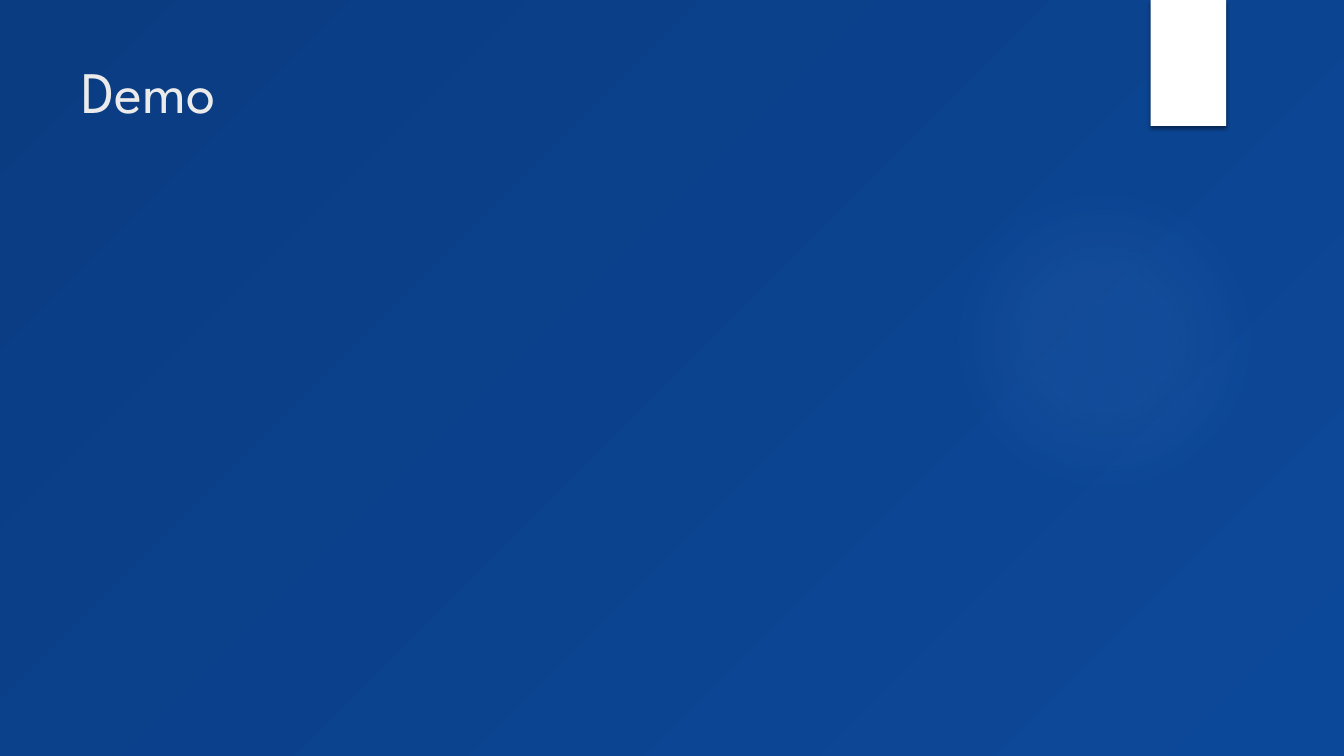
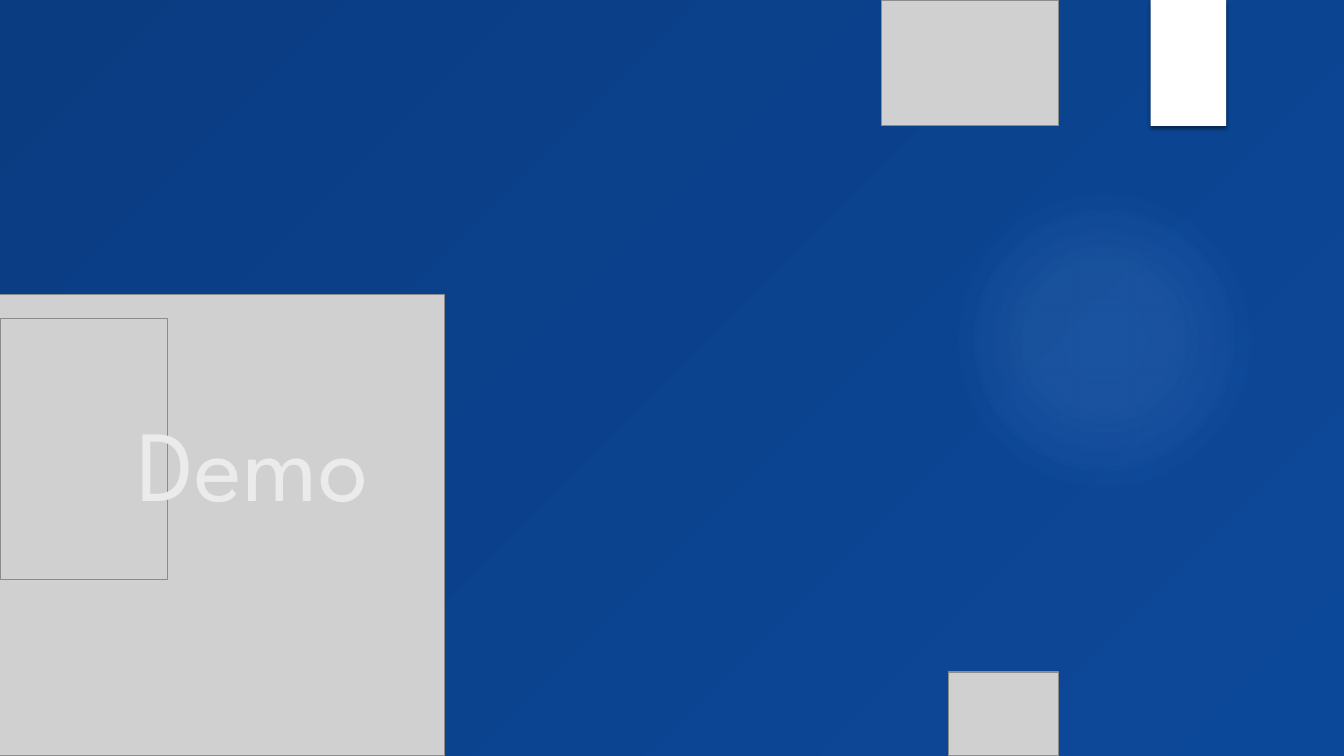
Before and after one commit to superDeano/Moody-app, a slide deck: slide 14 of Documentation/Moods-final.pptx (slide 11 before the commit). Drawn at 1344x756 pixels with LibreOffice and Linux fonts; fonts in the diff are those of the drawing; grey boxes stand for pictures; background and template pictures are left out. Boxes give left, top, right and bottom in pixels: in the first picture for what was removed or moved away, otherwise in the second. Text is boxed around its words. In the diff, an @@ line names an element or a change of style, - is before the commit and + after.

Commit message:
Powerpoint is lit
Added pictures, design, and my slides

```diff
--- a/Documentation/Moods-final.pptx
+++ b/Documentation/Moods-final.pptx
@@ picture added at [882, 0, 1059, 126] @@
@@ title "Demo": place and size @@
-title "Demo" at [81, 74, 216, 114]
+title "Demo" at [137, 400, 368, 530]
@@ title "Demo" at [137, 400, 368, 530]: size 42 to 72 pt; vertical alignment top to bottom @@
@@ picture added at [0, 294, 445, 756] @@
@@ picture added at [0, 319, 167, 580] @@
@@ picture added at [949, 673, 1059, 756] @@
```
Also in this commit, not shown: 5 other slides changed, 5 slides added, 2 slides removed.
